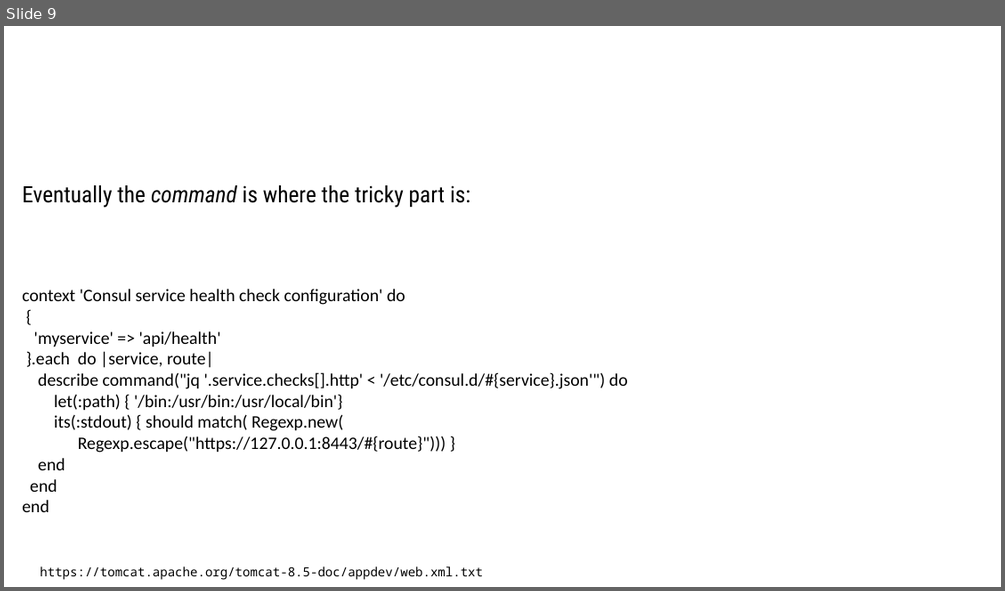
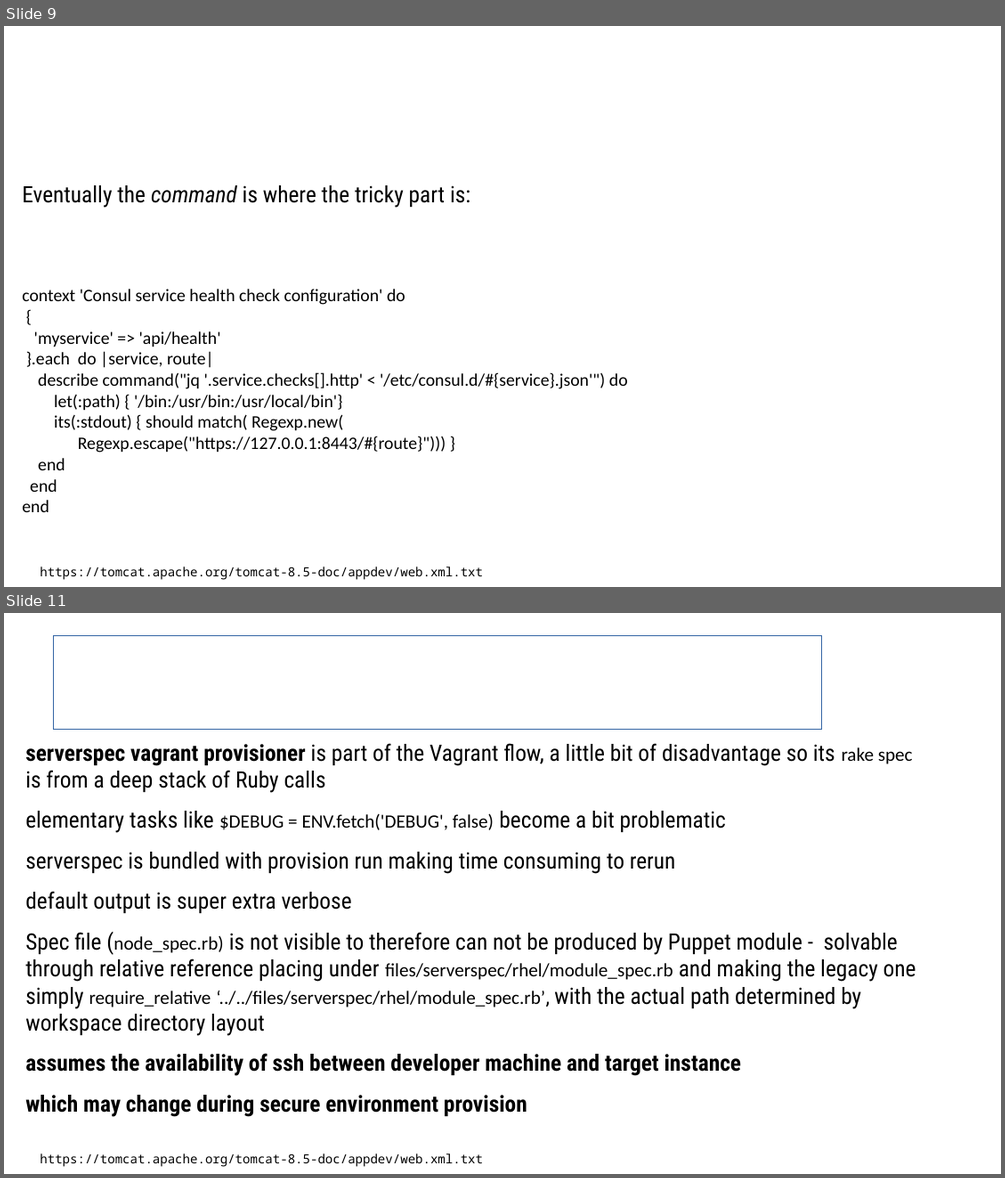
Before and after one commit to sergueik/uru_serverspec, a slide deck: Serverspec Integration in Cloud Provision.odp. Shown one above the other, each under a label of ours: slide 9 before the commit, slides 9 and 11 after it; the slides between them are not shown. The pictures are 1005x591 and 1005x1178 pixels, drawn with LibreOffice and Linux fonts; fonts in the diff are those of the drawing; background and template pictures are left out. Boxes give left, top, right and bottom in pixels: in the first picture for what was removed or moved away, otherwise in the second. Text is boxed around its words. In the diff, an @@ line names an element or a change of style, - is before the commit and + after.

Commit message:
updated presentation

```diff
--- a/Serverspec Integration in Cloud Provision.odp
+++ b/Serverspec Integration in Cloud Provision.odp
@@ slide 11 added at bbox=[4, 613, 1001, 1174], background #FFFFFF @@
@@ title added at bbox=[54, 635, 822, 730], outline #3465A4 0 pt, 31.1 pt, text #FFFFFF, bold @@
+Vagrant Serverspec provisoner
@@ text added at bbox=[25, 743, 916, 1117], 18 pt, text #000000 @@
+serverspec vagrant provisioner is part of the Vagrant flow, a little bit of disadvantage so its rake spec is from a deep stack of Ruby calls
+elementary tasks like $DEBUG = ENV.fetch('DEBUG', false) become a bit problematic
+serverspec is bundled with provision run making time consuming to rerun
+default output is super extra verbose
+Spec file (node_spec.rb) is not visible to therefore can not be produced by Puppet module - solvable through relative reference placing under files/serverspec/rhel/module_spec.rb and making the legacy one simply require_relative ‘../../files/serverspec/rhel/module_spec.rb’, with the actual path determined by workspace directory layout
+assumes the availability of ssh between developer machine and target instance
+which may change during secure environment provision
@@ text added at bbox=[40, 1153, 483, 1167], 10 pt, text #000000 @@
+https://tomcat.apache.org/tomcat-8.5-doc/appdev/web.xml.txt
```
Also in this commit, not shown: 2 other slides added, 1 other file.
